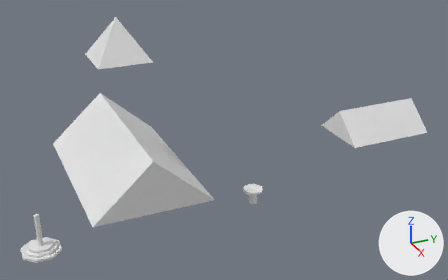
One commit to the OBJ model Assets/models/maps/belltower/belltower_centre_hulls_default.obj: the scene before it, then after it.
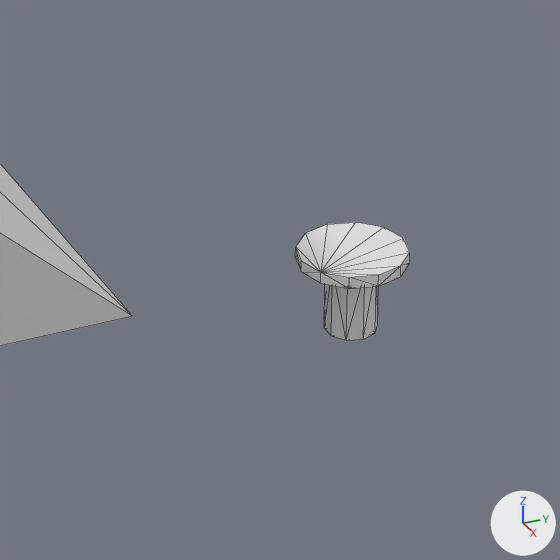
There are two pictures of each version: one whole from a 50 mm lens placed at (2667.0, -1503.0, 1742.0), pointed at (27.0, -316.0, 422.0), one close up on the part from 43% to 64% of the width and 52% to 86% of the height. Arrows for +X, +Y and +Z are at lower right; the lights stay in place. The first two pictures are the older version. The close-ups show mesh edges as thin lines. Where no turn or scale is listed for an object, it has been applied to the vertices.

The first close-up shows 'belltower_centre_hulls_default'.
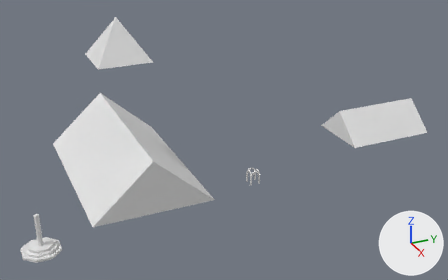
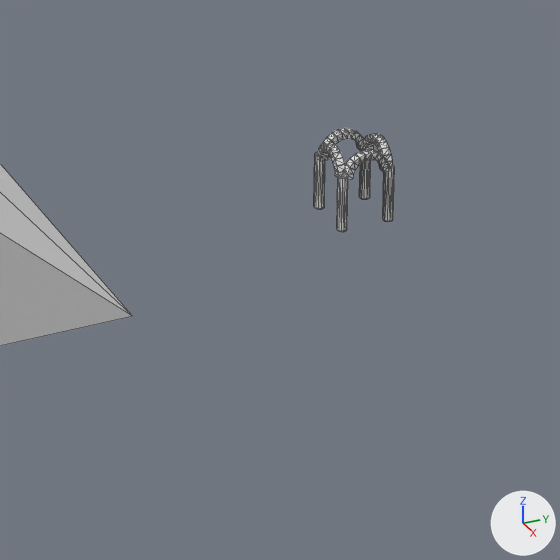
What the commit changed:
me_belltower_centre_hulls_default is used by ob_belltower_centre_hulls_default; location (0.0, 0.0, 0.0).
me_belltower_centre_hulls_default had 125 vertices, 214 faces and spanned x -450.0..450.0, y -1367.0..900.0, z 0.0..1100.0.
me_belltower_centre_hulls_default now has 529 vertices, 838 faces and spans x -450.0..450.0, y -1367.0..900.0, z 0.0..1100.0.
me_belltower_centre_hulls_default part 1: a new loose piece, a 12-sided cylinder along z spanning x 19.0..29.0, y -111.0..-101.0, z 123.0..179.0.
me_belltower_centre_hulls_default part 2: a new loose piece, a 12-sided cylinder along z spanning x 19.0..29.0, y -159.0..-149.0, z 123.0..179.0.
me_belltower_centre_hulls_default part 3: a new loose piece, a 12-sided cylinder along z spanning x -29.0..-19.0, y -111.0..-101.0, z 123.0..179.0.
me_belltower_centre_hulls_default part 4: a new loose piece, a 12-sided cylinder along z spanning x -29.0..-19.0, y -159.0..-149.0, z 123.0..179.0.
me_belltower_centre_hulls_default part 5: the loose piece of 24 vertices spanning x -54.0..54.0, y -184.0..-76.0, z 72.0..84.0 is deleted.
me_belltower_centre_hulls_default part 6: the loose piece of 20 vertices spanning x -26.0..26.0, y -155.0..-105.0, z 0.0..72.0 is deleted.
me_belltower_centre_hulls_default part 7: 352 vertices added at x -28.0..28.0, y -158.0..-102.0, z 176.0..199.0.

Pixel boxes [x1, y1, x2, y2] of what changed, in the close-ups (560 x 560 px):
'belltower_centre_hulls_default', reshaped
    before: [0, 164, 410, 346]
    after: [0, 128, 395, 346]
part 1 of me_belltower_centre_hulls_default, added
    after: [383, 164, 395, 222]
part 2 of me_belltower_centre_hulls_default, added
    after: [337, 175, 348, 232]
part 3 of me_belltower_centre_hulls_default, added
    after: [359, 150, 371, 199]
part 4 of me_belltower_centre_hulls_default, added
    after: [314, 152, 325, 209]
part 5 of me_belltower_centre_hulls_default, deleted
    before: [295, 222, 410, 289]
part 6 of me_belltower_centre_hulls_default, deleted
    before: [324, 284, 379, 340]
part 7 of me_belltower_centre_hulls_default, added
    after: [317, 128, 392, 180]
